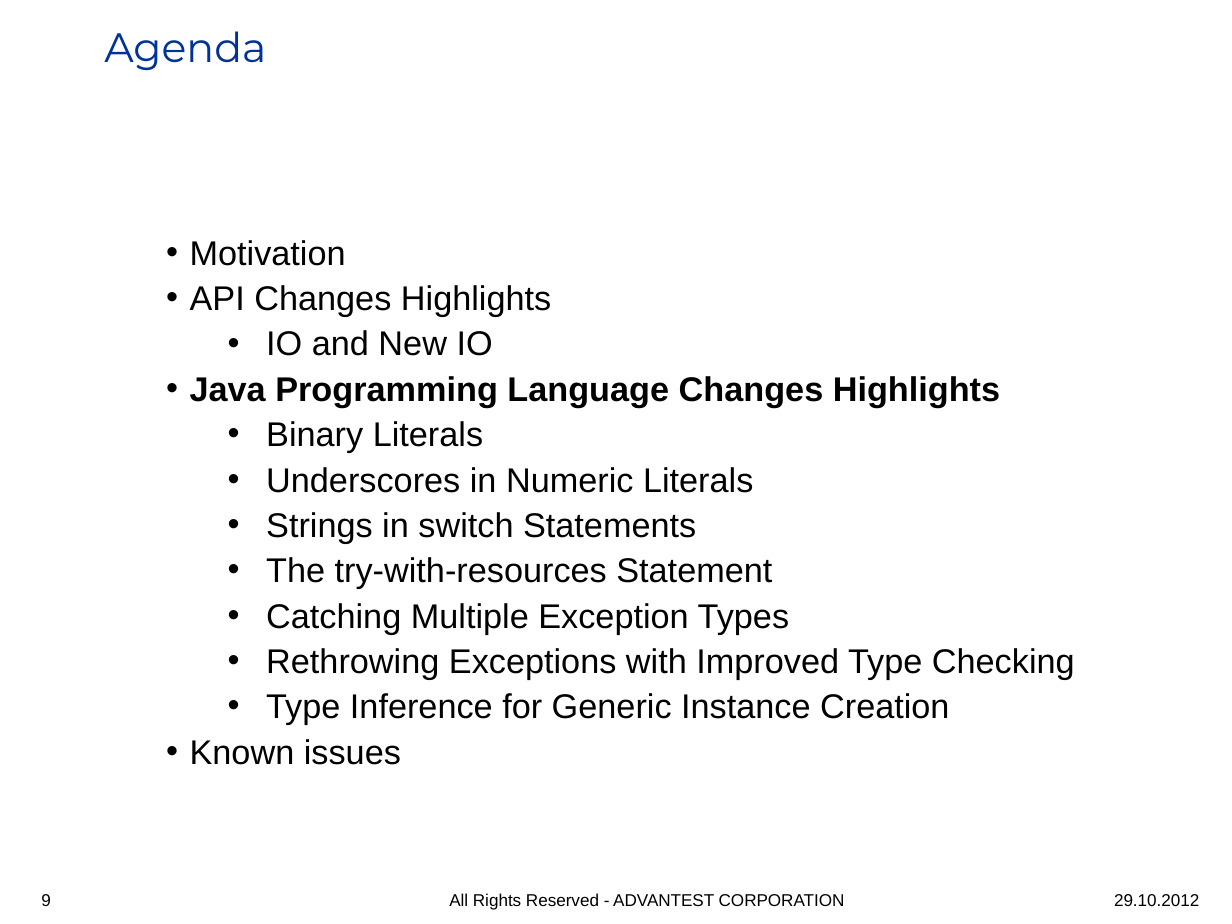
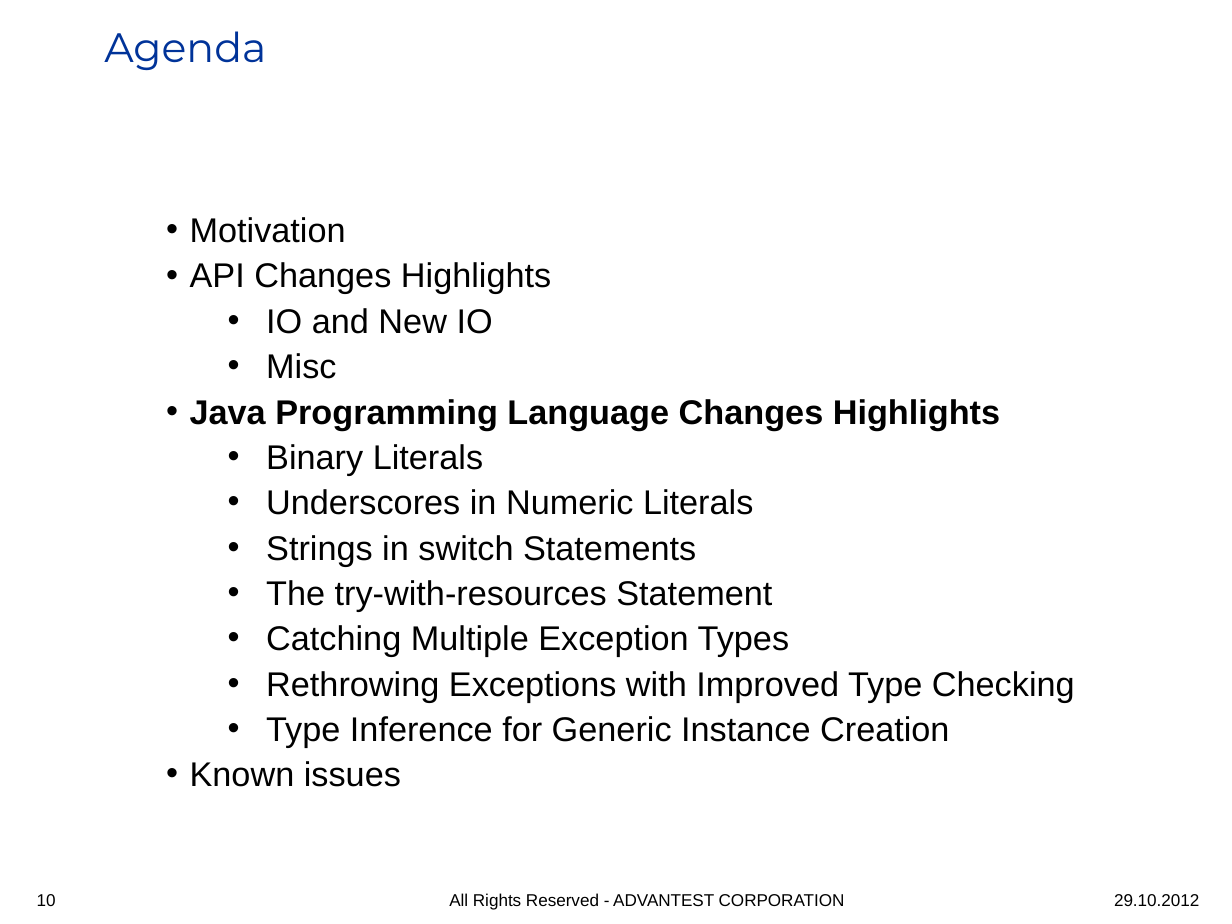
Before and after one commit to iloveeclipse/java7examples, a slide deck: slide 10 of doc/Java7_highlights.ppt (slide 9 before the commit). Drawn at 1232x924 pixels with LibreOffice and Linux fonts; fonts in the diff are those of the drawing; background and template pictures are left out. Boxes give left, top, right and bottom in pixels: in the first picture for what was removed or moved away, otherwise in the second. Text is boxed around its words. In the diff, an @@ line names an element or a change of style, - is before the commit and + after.

```diff
--- a/doc/Java7_highlights.ppt
+++ b/doc/Java7_highlights.ppt
@@ text at box(266, 353, 336, 379): paragraph added @@
+  • Misc
@@ page number at box(37, 894, 56, 906): text changed @@
-9
+10
```
Also in this commit, not shown: 2 other slides changed, 2 slides added, 1 other file.
